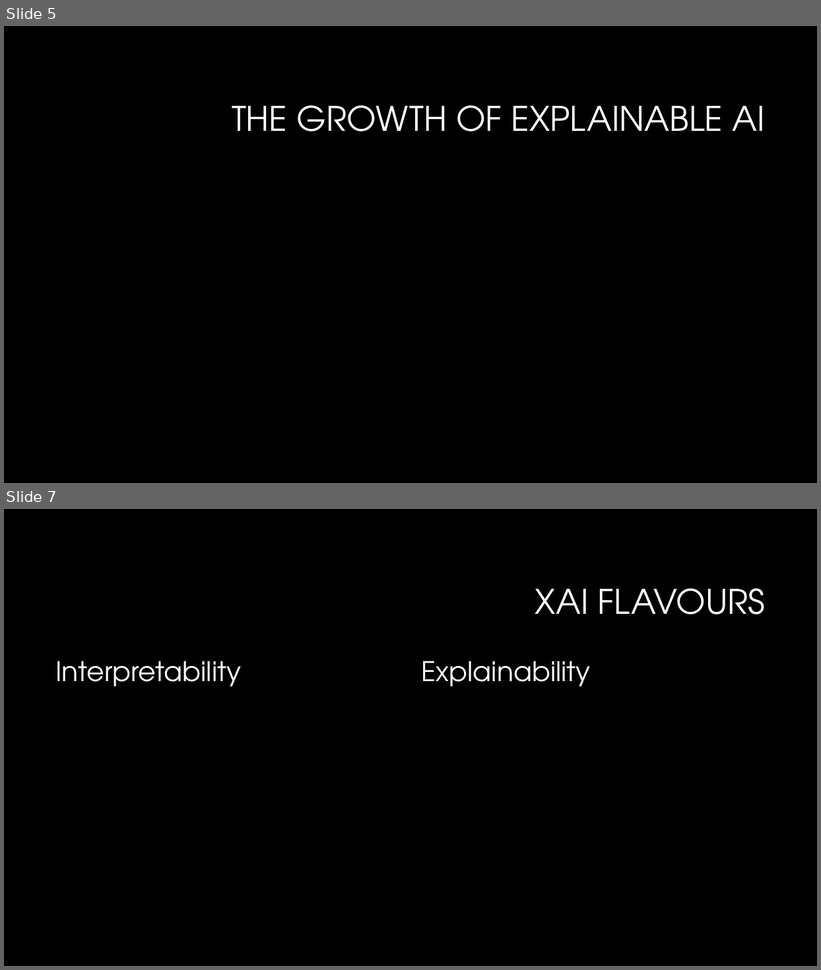
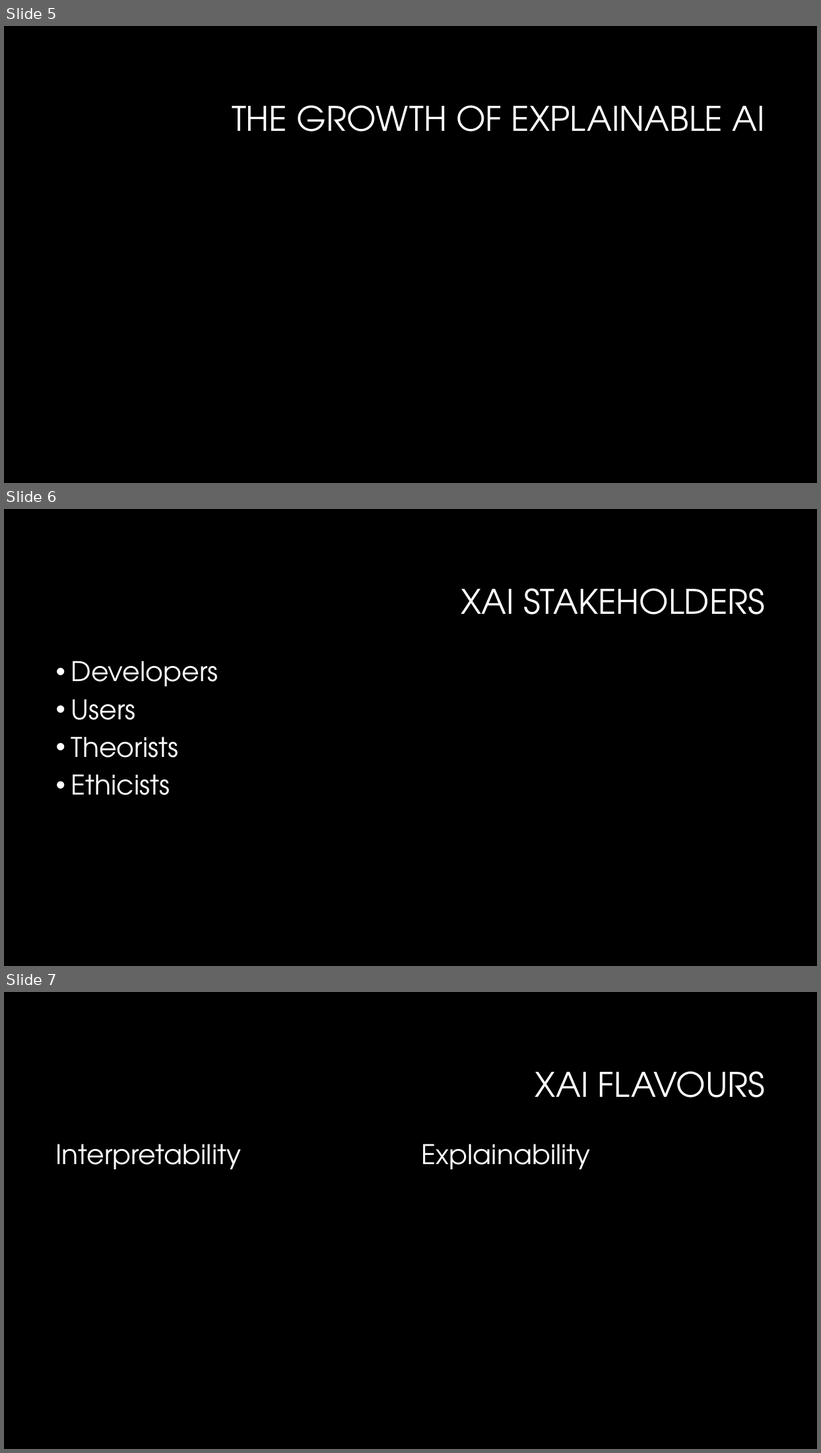
Before and after one commit to newmancodes/why-we-must-ask-why-of-machine-learning, a slide deck: Why We Must Ask Why of Machine Learning.pptx. Shown one above the other, each under a label of ours: slides 5 and 7 before the commit, slides 5, 6 and 7 after it; the slides between them are not shown. The pictures are 821x970 and 821x1453 pixels, drawn with LibreOffice and Linux fonts; fonts in the diff are those of the drawing; background and template pictures are left out. Boxes give left, top, right and bottom in pixels: in the first picture for what was removed or moved away, otherwise in the second. Text is boxed around its words. In the diff, an @@ line names an element or a change of style, - is before the commit and + after.

```diff
--- a/Why We Must Ask Why of Machine Learning.pptx
+++ b/Why We Must Ask Why of Machine Learning.pptx
@@ slide 6 added at (x1=4, y1=509, x2=817, y2=966), background #000000 @@
@@ title added at (x1=461, y1=588, x2=765, y2=615), 40 pt, text #FFFFFF @@
+XAI STAKEHOLDERS
@@ text added at (x1=71, y1=661, x2=218, y2=795), 32 pt, text #FFFFFF @@
+• Developers
+• Users
+• Theorists
+• Ethicists
```
Also in this commit, not shown: 3 slides changed, 1 other slide added, 1 slide removed.
